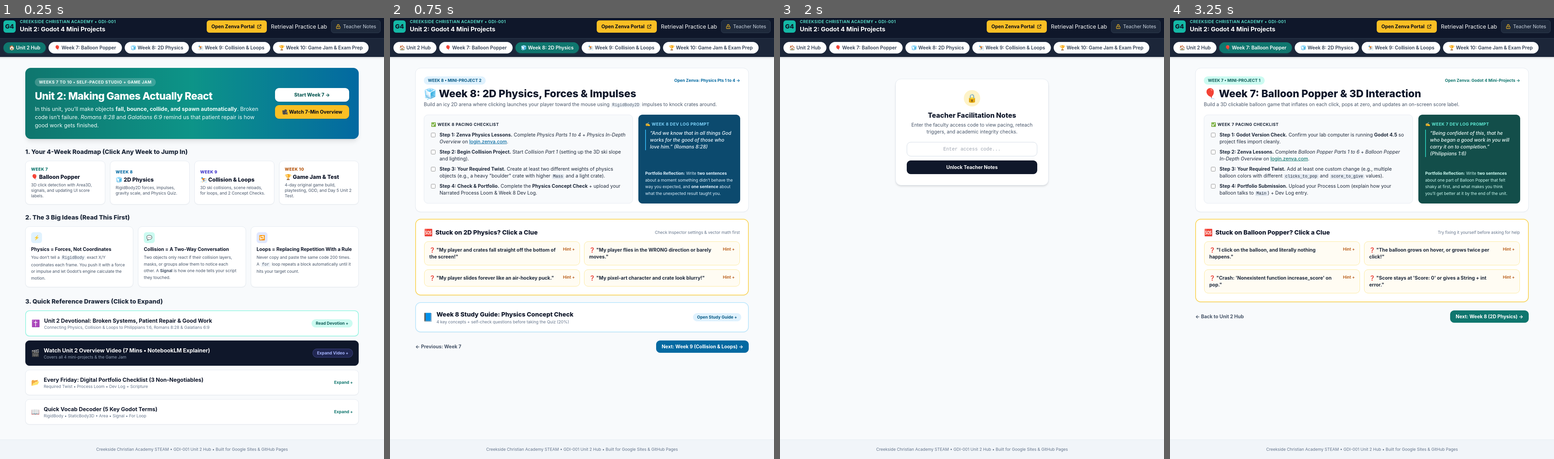
Above: before the commit, frames 1-4 (left to right).
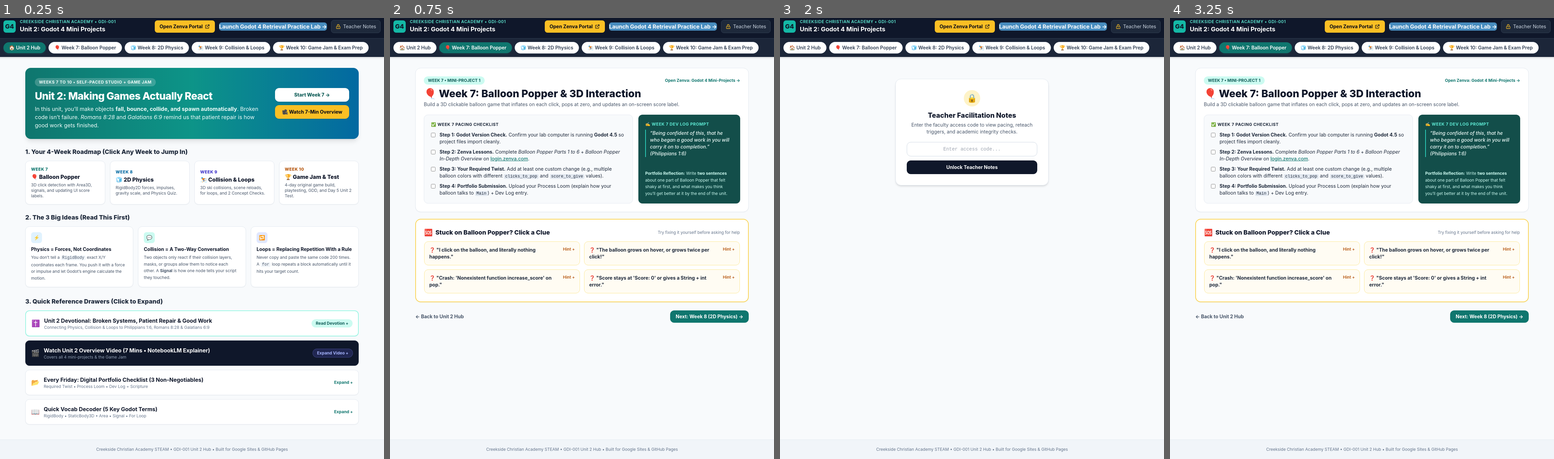
Above: after the commit, the same moments.

Repository: swright-lab/GameDesign2627
Game: browser game, page index.html
Two runs of this game, one before a commit and one after it. Both use one fixed random seed, a clock stepped at 60 frames per second and the inputs below.
Inputs:
- Up to frame 1 (0.25 s): no input
- Up to frame 2 (0.75 s): click "Start Week 7 →" at 0.27 s; click "Next: Week 8 (2D Physics) →" (after the commit: "Launch Godot 4 Retrieval Prac…") at 0.52 s
- Up to frame 3 (2 s): click "Next: Week 9 (Collision & Loo…" (after the commit: "Next: Week 8 (2D Physics) →") at 0.77 s; click "🏆 Week 10: Game Jam & Exam Pr…" at 1.27 s; click "Teacher Notes" at 1.87 s
- Up to frame 4 (3.25 s): click "🧊 Week 8: 2D Physics" at 2.47 s; click "🎈 Week 7: Balloon Popper" at 3.07 s

The runs differ from the first frame. In frame 1, 1.0% of the frame differs, in the area x 40-86%, y 0-4%; in frame 2, 13%, in the area x 6-94%, y 0-76%; in frame 3, 1.0%; in frame 4, 1.0%.

Commit message:
Enhance Godot 4 Retrieval Practice Lab link
Updated link to the Godot 4 Retrieval Practice Lab with new styling and target attributes.

Diff:
--- a/index.html
+++ b/index.html
@@ -59,7 +59,9 @@
           <span>Open Zenva Portal</span>
           <svg class="w-4 h-4" fill="none" stroke="currentColor" viewBox="0 0 24 24"><path stroke-linecap="round" stroke-linejoin="round" stroke-width="2" d="M10 6H6a2 2 0 00-2 2v10a2 2 0 002 2h10a2 2 0 002-2v-4M14 4h6m0 0v6m0-6L10 14"></path></svg>
         </a>
-        <a href="godot_4_retrieval_practice_lab.html">Retrieval Practice Lab</a>
+        <a href="godot_4_retrieval_practice_lab.html" target="_blank" style="display: inline-block; background: #478cbf; color: white; padding: px-10 px-18; border-radius: 8px; text-decoration: none; font-weight: bold;">
+    Launch Godot 4 Retrieval Practice Lab &rarr;
+    </a>
         <button onclick="switchPage('teacher')"
                 class="bg-slate-800 hover:bg-slate-700 text-slate-300 hover:text-white border border-slate-700 text-xs sm:text-sm px-3 py-2 rounded-lg transition flex items-center gap-1.5">
           <svg class="w-4 h-4 text-amber-400" fill="none" stroke="currentColor" viewBox="0 0 24 24"><path stroke-linecap="round" stroke-linejoin="round" stroke-width="2" d="M12 15v2m-6 4h12a2 2 0 002-2v-6a2 2 0 00-2-2H6a2 2 0 00-2 2v6a2 2 0 002 2zm10-10V7a4 4 0 00-8 0v4h8z"></path></svg>
